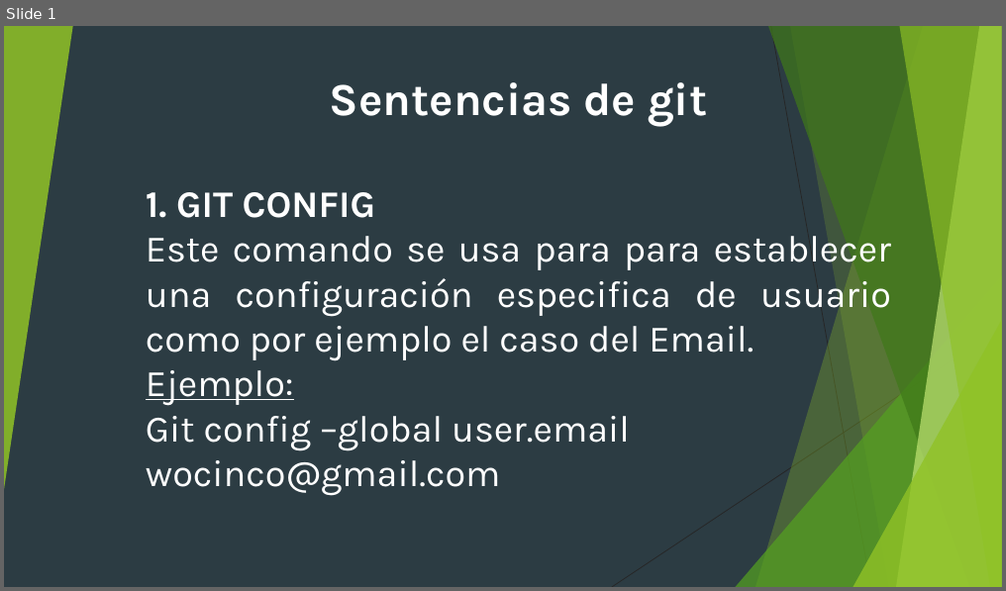
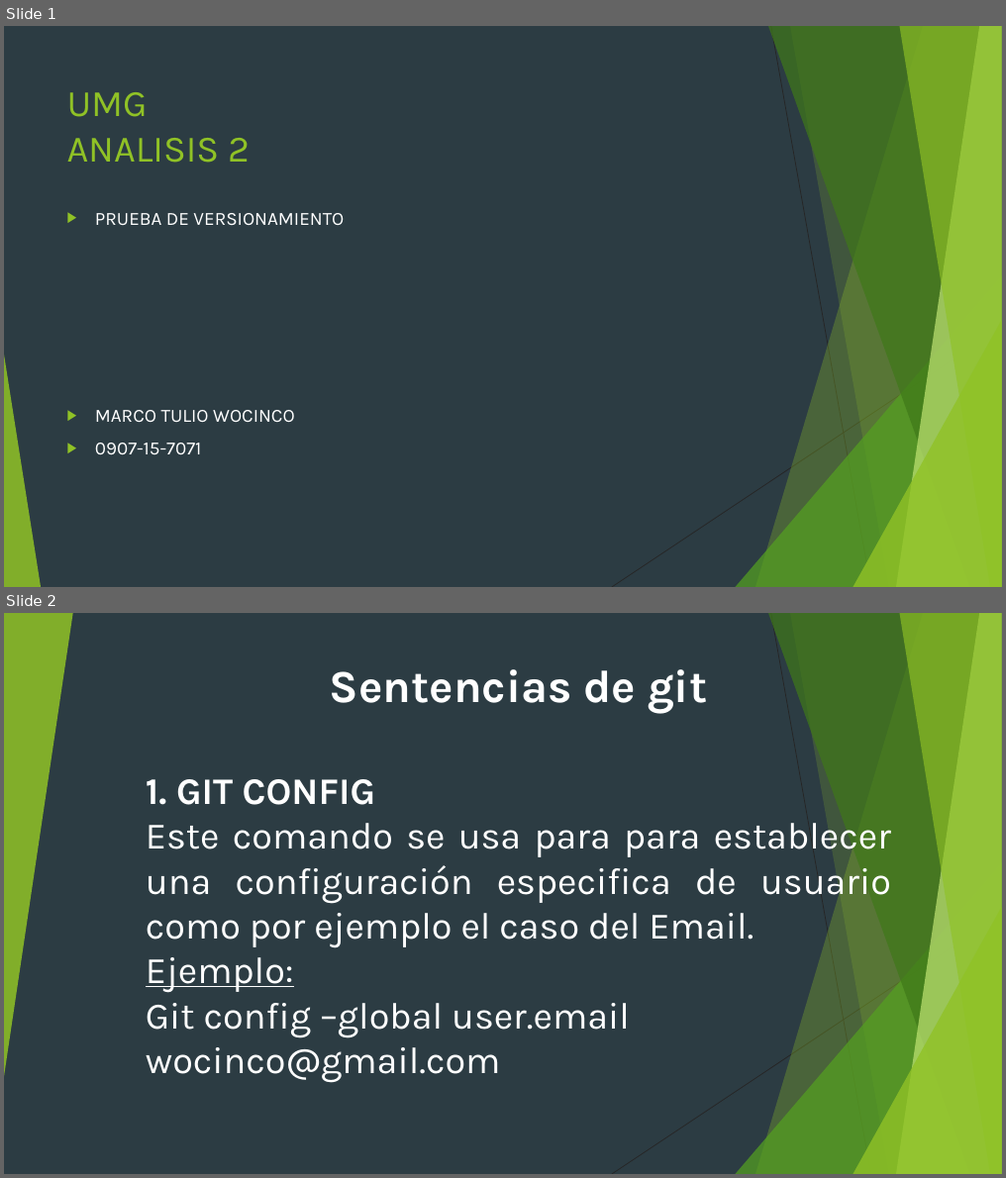
Before and after one commit to Wocinco/tareaAnalisiss, a slide deck: tarea.pptx. Shown one above the other, each under a label of ours: slide 1 before the commit, slides 1 and 2 after it. The pictures are 1006x591 and 1006x1178 pixels, drawn with LibreOffice and Linux fonts; fonts in the diff are those of the drawing. Boxes give left, top, right and bottom in pixels: in the first picture for what was removed or moved away, otherwise in the second. Text is boxed around its words. In the diff, an @@ line names an element or a change of style, - is before the commit and + after.

```diff
--- a/tarea.pptx
+++ b/tarea.pptx
@@ slide 1 added at <box>4,26,1002,587</box>, background #2C3C43; not listed: 9 template elements that a slide beside it also shows @@
@@ title added at <box>67,92,250,163</box>, 36 pt, text #90C226 @@
+UMG
+ANALISIS 2
@@ text added at <box>95,213,344,455</box>, 18 pt, text #FFFFFF @@
+▶ PRUEBA DE VERSIONAMIENTO
+▶ MARCO TULIO WOCINCO
+▶ 0907-15-7071
@@ triangle added at <box>4,355,41,587</box>, fill #90C226 at 85% opacity @@
@@ what was slide 1 is now slide 2 @@
```
Also in this commit, not shown: 1 other slide added.
